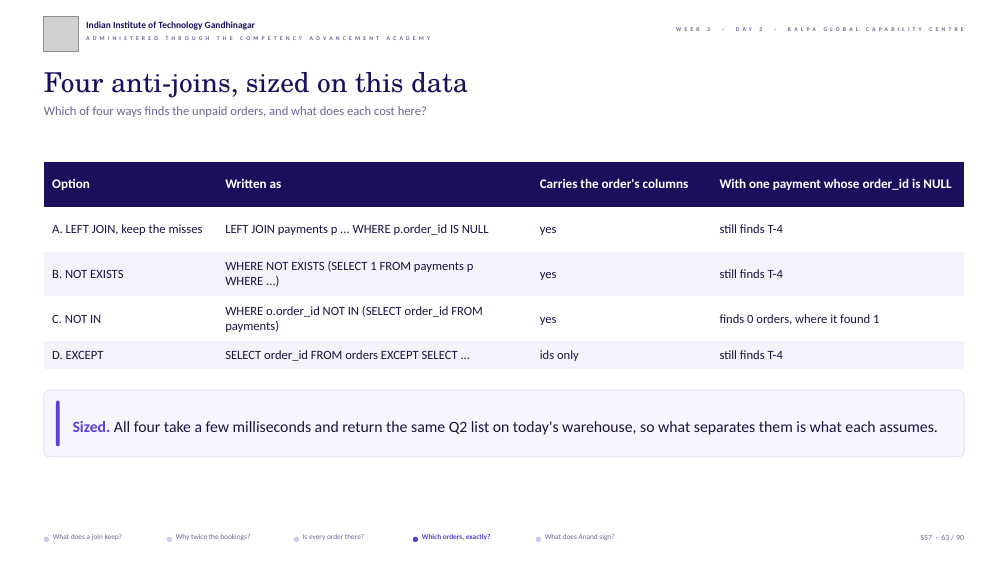
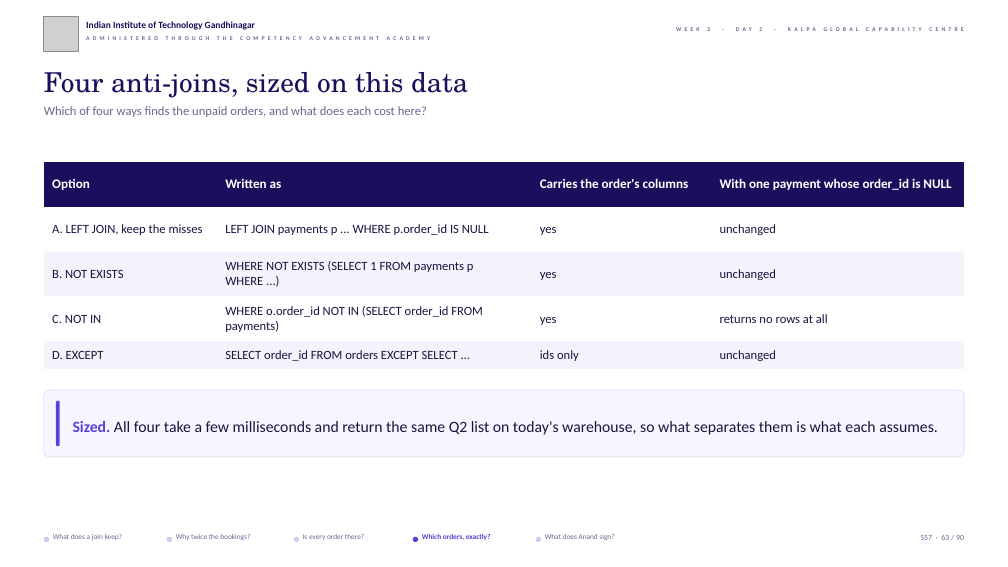
Before and after one commit to fde-academy-lab/c2-content-factory, a slide deck: slide 63 of content/W02/D2/slides/C2_W02_D02_half1_STUDENT.pptx. Drawn at 1008x567 pixels with LibreOffice and Linux fonts; fonts in the diff are those of the drawing; grey boxes stand for pictures; background and template pictures are left out. Boxes give left, top, right and bottom in pixels: in the first picture for what was removed or moved away, otherwise in the second. Text is boxed around its words. In the diff, an @@ line names an element or a change of style, - is before the commit and + after.

```diff
--- a/content/W02/D2/slides/C2_W02_D02_half1_STUDENT.pptx
+++ b/content/W02/D2/slides/C2_W02_D02_half1_STUDENT.pptx
@@ table at [44,162,965,369] @@
-row 2, column 4: still finds T-4
+row 2, column 4: unchanged
-row 3, column 4: still finds T-4
+row 3, column 4: unchanged
-row 4, column 4: finds 0 orders, where it found 1
+row 4, column 4: returns no rows at all
-row 5, column 4: still finds T-4
+row 5, column 4: unchanged
```
Also in this commit, not shown: 13 other slides changed, 34 other files.
